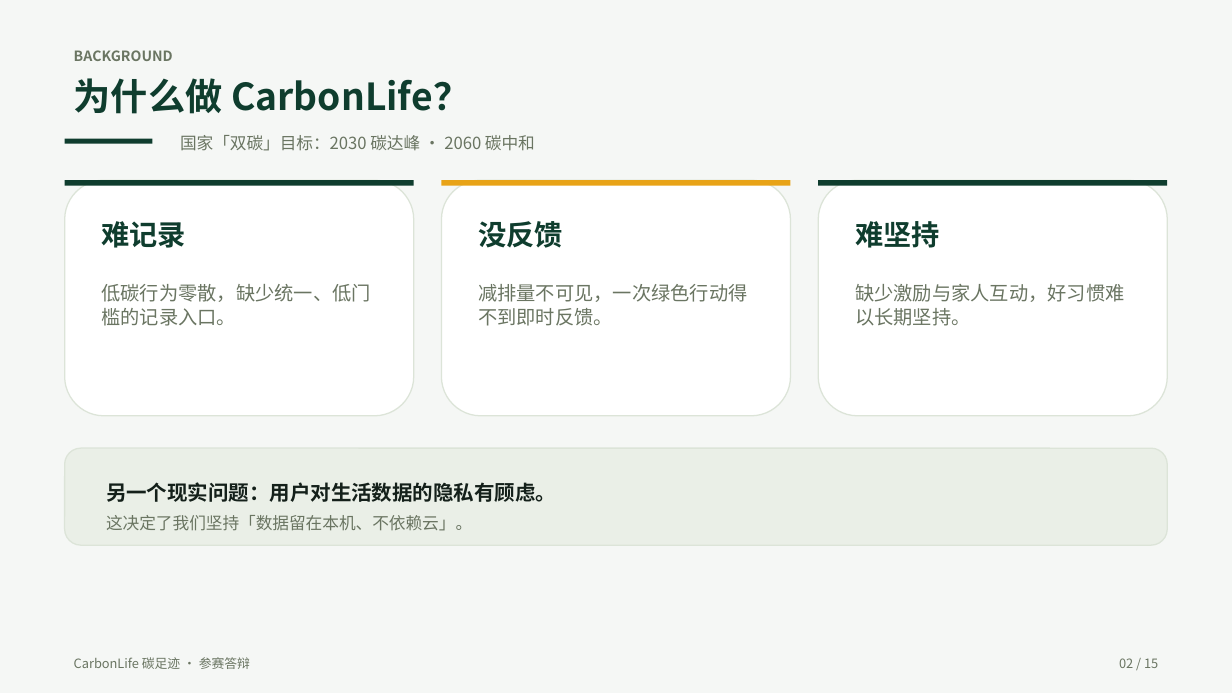
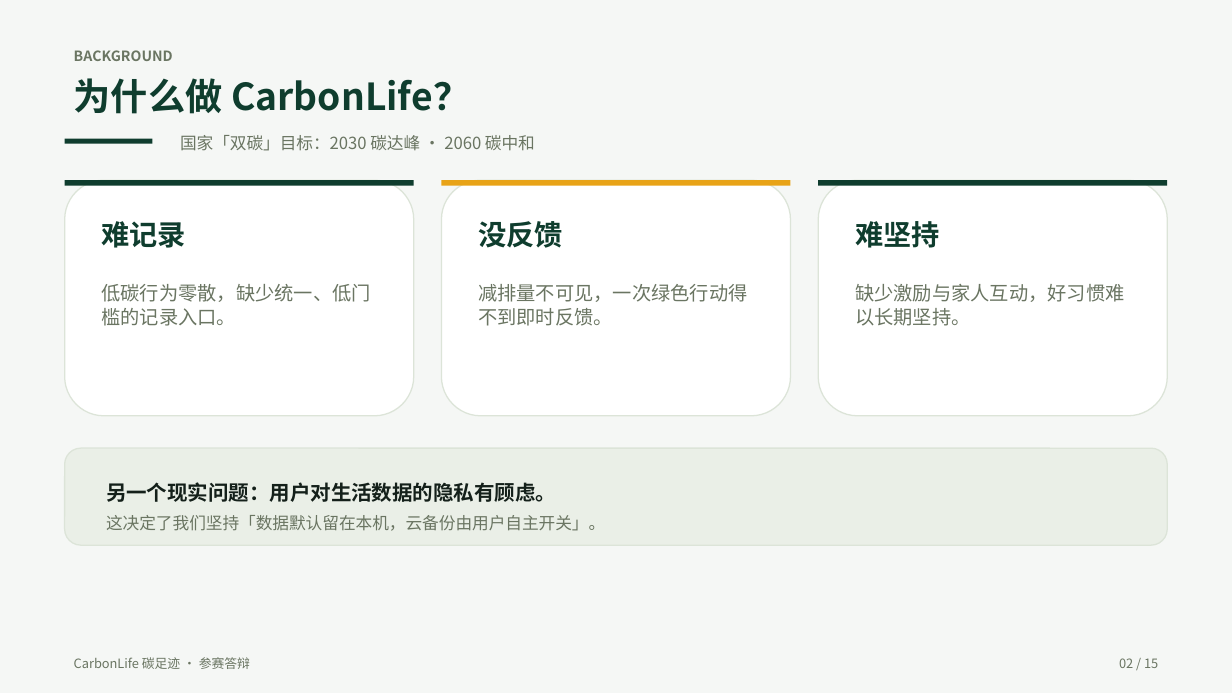
Before and after one commit to zyx-dc/CarbonLife, a slide deck: slide 2 of docs/tasks/ppt/CarbonLife-答辩PPT.pptx. Drawn at 1232x693 pixels with LibreOffice and Linux fonts; fonts in the diff are those of the drawing. Boxes give left, top, right and bottom in pixels: in the first picture for what was removed or moved away, otherwise in the second. Text is boxed around its words. In the diff, an @@ line names an element or a change of style, - is before the commit and + after.

```diff
--- a/docs/tasks/ppt/CarbonLife-答辩PPT.pptx
+++ b/docs/tasks/ppt/CarbonLife-答辩PPT.pptx
@@ text at [106, 515, 605, 531]: text changed @@
-这决定了我们坚持「数据留在本机、不依赖云」。
+这决定了我们坚持「数据默认留在本机，云备份由用户自主开关」。
```
Also in this commit, not shown: 9 other slides changed, 14 other files.
